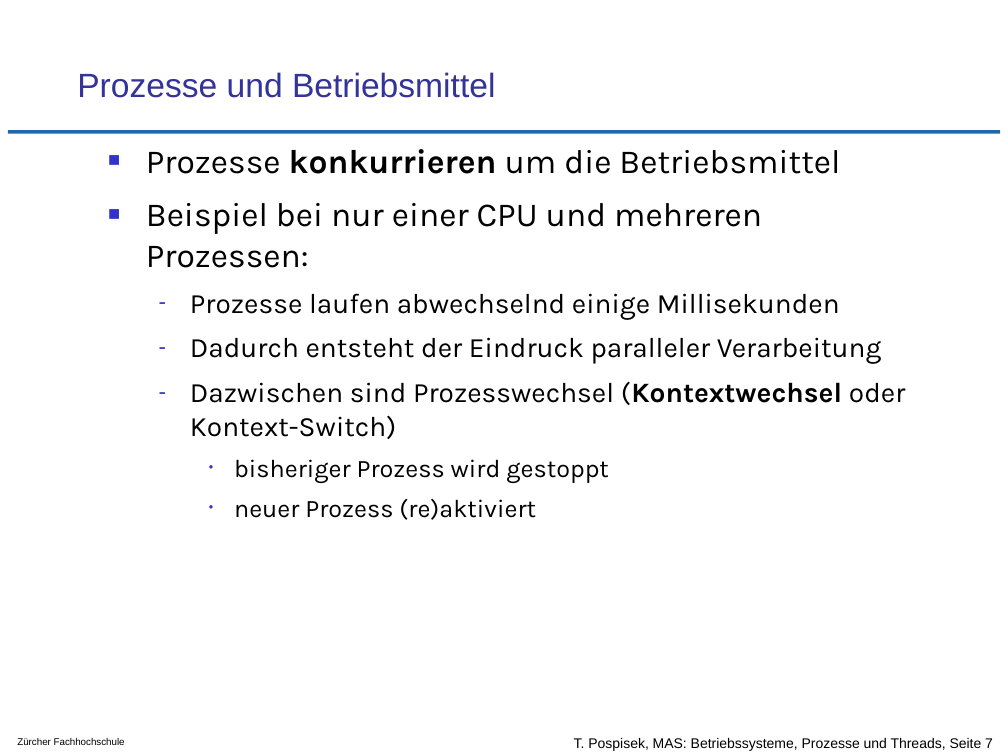
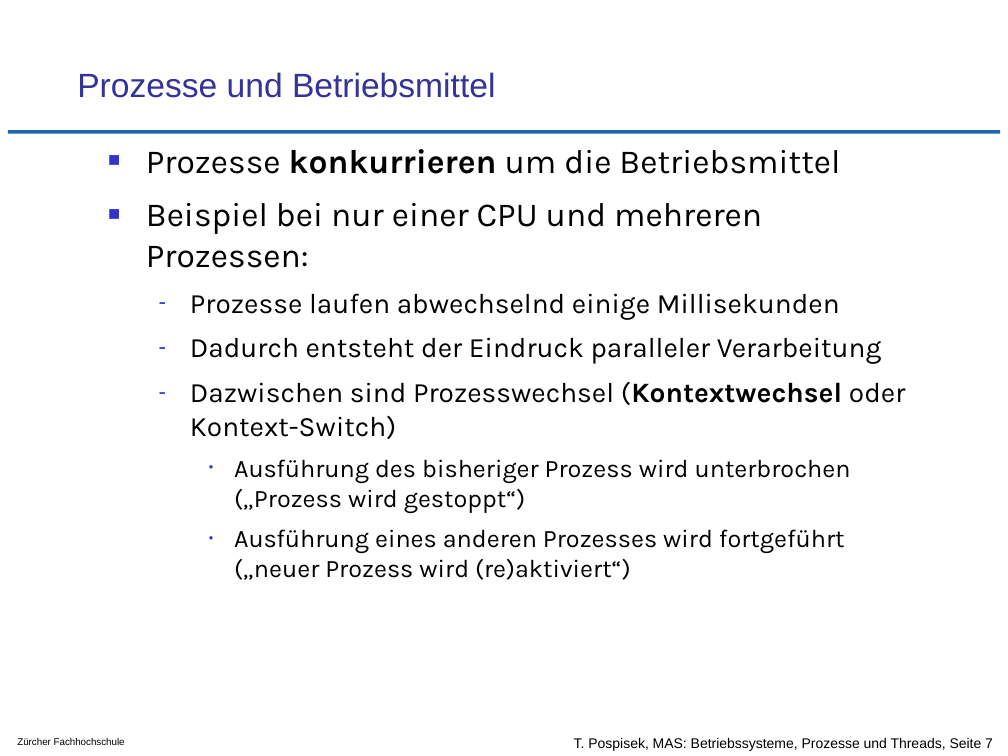
Before and after one commit to tpo/betriebssysteme, a slide deck: slide 7 of 05-2_Prozesse_und_Threads.odp. Drawn at 1008x756 pixels with LibreOffice and Linux fonts; fonts in the diff are those of the drawing; background and template pictures are left out. Boxes give left, top, right and bottom in pixels: in the first picture for what was removed or moved away, otherwise in the second. Text is boxed around its words. In the diff, an @@ line names an element or a change of style, - is before the commit and + after.

```diff
--- a/05-2_Prozesse_und_Threads.odp
+++ b/05-2_Prozesse_und_Threads.odp
@@ text at <box>234,459,851,580</box>: text changed @@
-    • bisheriger Prozess wird gestoppt
-    • neuer Prozess (re)aktiviert
+    • Ausführung des bisheriger Prozess wird unterbrochen („Prozess wird gestoppt“)
+    • Ausführung eines anderen Prozesses wird fortgeführt („neuer Prozess wird (re)aktiviert“)
```
Also in this commit, not shown: 6 other slides changed, 3 other files.
